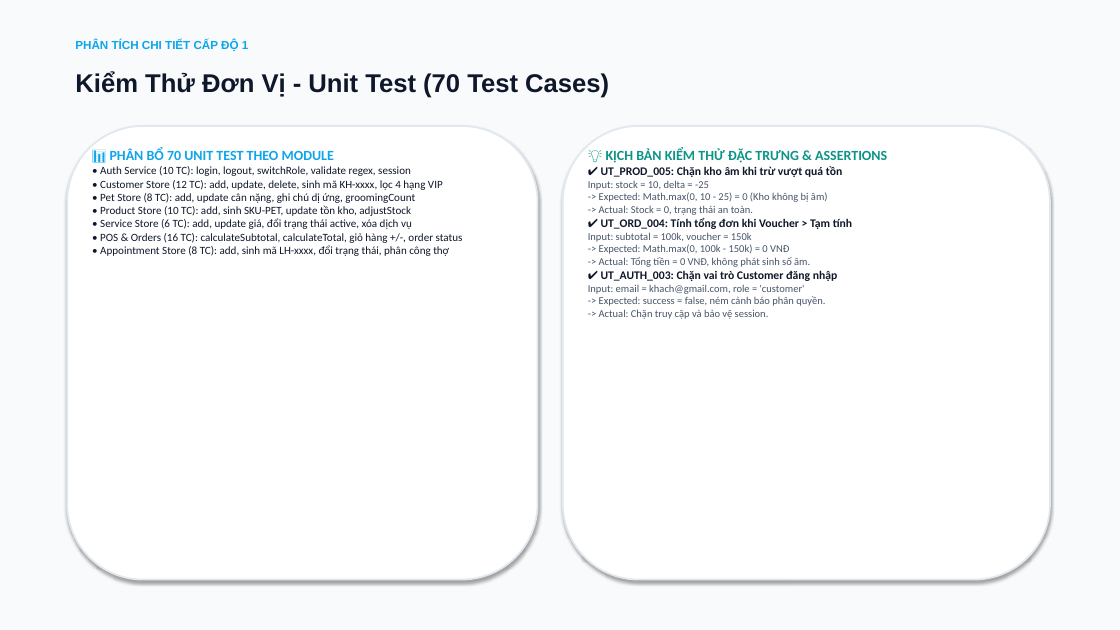
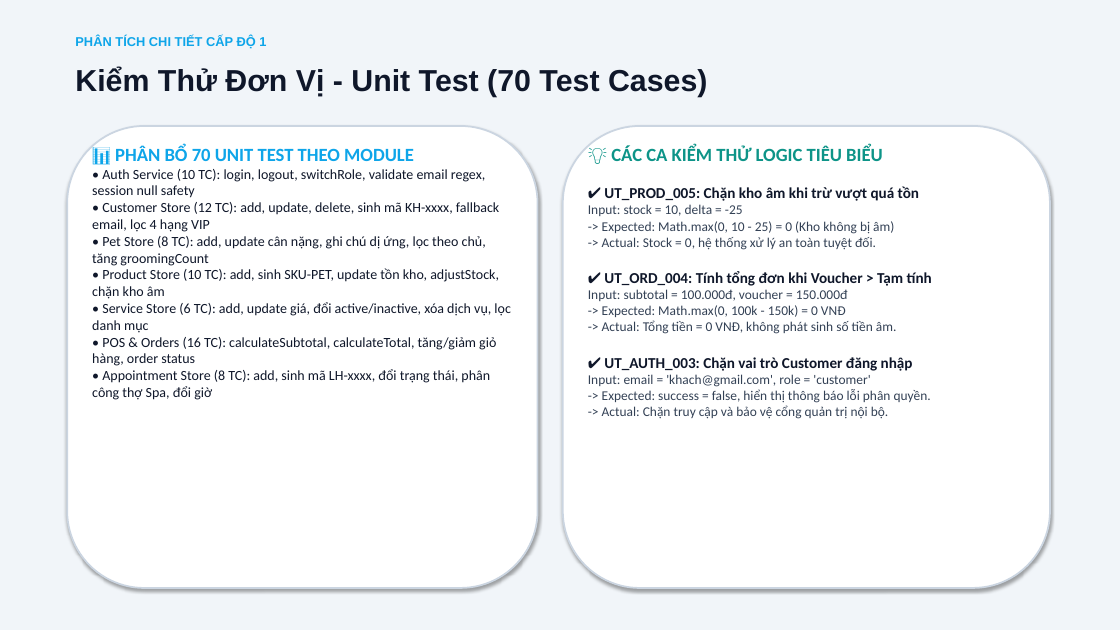
Before and after one commit to xuanmanh398/KiemThuPhanMem, a slide deck: slide 5 of BaoCao/Slide_BaoCao_DeTai4_Nhom9.pptx. Drawn at 1120x630 pixels with LibreOffice and Linux fonts; fonts in the diff are those of the drawing. Boxes give left, top, right and bottom in pixels: in the first picture for what was removed or moved away, otherwise in the second. Text is boxed around its words. In the diff, an @@ line names an element or a change of style, - is before the commit and + after.

Commit message:
fix(slides): optimize font sizes and card layouts for balanced presentation

```diff
--- a/BaoCao/Slide_BaoCao_DeTai4_Nhom9.pptx
+++ b/BaoCao/Slide_BaoCao_DeTai4_Nhom9.pptx
@@ rectangle at [0,0,1120,630]: fill #F8FAFC to #F1F5F9; outline #F8FAFC 0.75 pt to none @@
@@ text "PHÂN TÍCH CHI TIẾT CẤP ..." at [75,36,266,48]: size 10 to 11 pt @@
@@ text "Kiểm Thử Đơn Vị - ..." at [75,67,707,97]: size 22 to 26 pt @@
@@ rounded rectangle at [67,126,538,588]: outline #E2E8F0 1.5 pt to #CBD5E1 1.5 pt @@
@@ rounded rectangle: place and size @@
-rounded rectangle at [67,126,538,580]
+rounded rectangle at [67,126,538,588]
@@ text at [115,146,414,161]: size 12 to 16 pt in "📊 PHÂN BỔ 70 UNIT TEST THEO ..." @@
@@ rounded rectangle: place and size @@
-rounded rectangle at [563,126,1050,580]
+rounded rectangle at [563,126,1050,588]
@@ rounded rectangle at [563,126,1050,588]: outline #E2E8F0 1.5 pt to #CBD5E1 1.5 pt @@
@@ text at [611,146,883,161]: text changed; size 12 to 16 pt @@
-💡 KỊCH BẢN KIỂM THỬ ĐẶC TRƯNG & ASSERTIONS
+💡 CÁC CA KIỂM THỬ LOGIC TIÊU BIỂU
@@ text at [92,169,510,400]: text changed; size 9.5 to 12 pt @@
-• Auth Service (10 TC): login, logout, switchRole, validate regex, session
-• Customer Store (12 TC): add, update, delete, sinh mã KH-xxxx, lọc 4 hạng VIP
-• Pet Store (8 TC): add, update cân nặng, ghi chú dị ứng, groomingCount
-• Product Store (10 TC): add, sinh SKU-PET, update tồn kho, adjustStock
-• Service Store (6 TC): add, update giá, đổi trạng thái active, xóa dịch vụ
-• POS & Orders (16 TC): calculateSubtotal, calculateTotal, giỏ hàng +/-, order status
-• Appointment Store (8 TC): add, sinh mã LH-xxxx, đổi trạng thái, phân công thợ
+• Auth Service (10 TC): login, logout, switchRole, validate email regex, session null safety
+• Customer Store (12 TC): add, update, delete, sinh mã KH-xxxx, fallback email, lọc 4 hạng VIP
+• Pet Store (8 TC): add, update cân nặng, ghi chú dị ứng, lọc theo chủ, tăng groomingCount
+• Product Store (10 TC): add, sinh SKU-PET, update tồn kho, adjustStock, chặn kho âm
+• Service Store (6 TC): add, update giá, đổi active/inactive, xóa dịch vụ, lọc danh mục
+• POS & Orders (16 TC): calculateSubtotal, calculateTotal, tăng/giảm giỏ hàng, order status
+• Appointment Store (8 TC): add, sinh mã LH-xxxx, đổi trạng thái, phân công thợ Spa, đổi giờ
@@ text at [588,204,894,250]: text changed; size 9 to 11.5 pt; text colour #475569 to #334155 @@
-Input: stock = 10, delta = -25
--> Expected: Math.max(0, 10 - 25) = 0 (Kho không bị âm)
--> Actual: Stock = 0, trạng thái an toàn.
+Input: stock = 10, delta = -25
+-> Expected: Math.max(0, 10 - 25) = 0 (Kho không bị âm)
+-> Actual: Stock = 0, hệ thống xử lý an toàn tuyệt đối.
@@ text at [604,186,932,371]: size 10 to 13 pt in "✔ UT_PROD_005: Chặn kho âm khi trừ ...", "✔ UT_ORD_004: Tính tổng đơn khi Voucher ...", "✔ UT_AUTH_003: Chặn vai trò Customer đăng ..." @@
@@ text at [588,289,897,334]: text changed; size 9 to 11.5 pt; text colour #475569 to #334155 @@
-Input: subtotal = 100k, voucher = 150k
--> Expected: Math.max(0, 100k - 150k) = 0 VNĐ
--> Actual: Tổng tiền = 0 VNĐ, không phát sinh số âm.
+Input: subtotal = 100.000đ, voucher = 150.000đ
+-> Expected: Math.max(0, 100k - 150k) = 0 VNĐ
+-> Actual: Tổng tiền = 0 VNĐ, không phát sinh số tiền âm.
@@ text at [588,374,931,419]: text changed; size 9 to 11.5 pt; text colour #475569 to #334155 @@
-Input: email = khach@gmail.com, role = 'customer'
--> Expected: success = false, ném cảnh báo phân quyền.
--> Actual: Chặn truy cập và bảo vệ session.
+Input: email = 'khach@gmail.com', role = 'customer'
+-> Expected: success = false, hiển thị thông báo lỗi phân quyền.
+-> Actual: Chặn truy cập và bảo vệ cổng quản trị nội bộ.
```
Also in this commit, not shown: 11 other slides changed.
